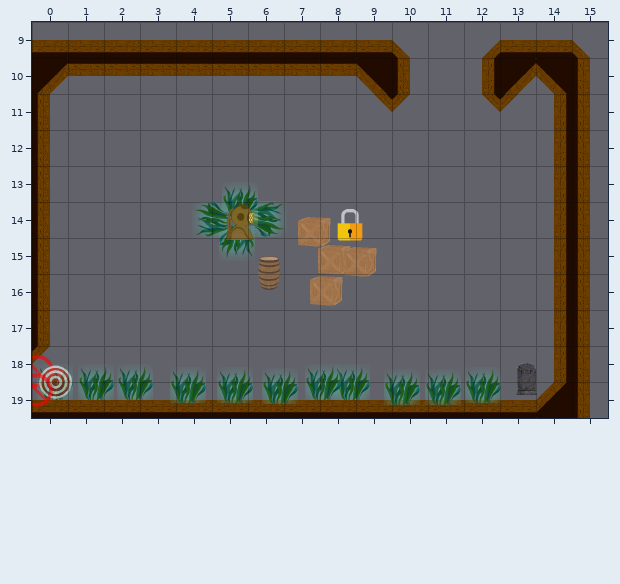
Tiled map (JSON), stored at core/assets/levels/test_level.json. The first picture shows the starting point.
Cells are 100x100 px. Shown: x 0..15, y 9..19.
New version:
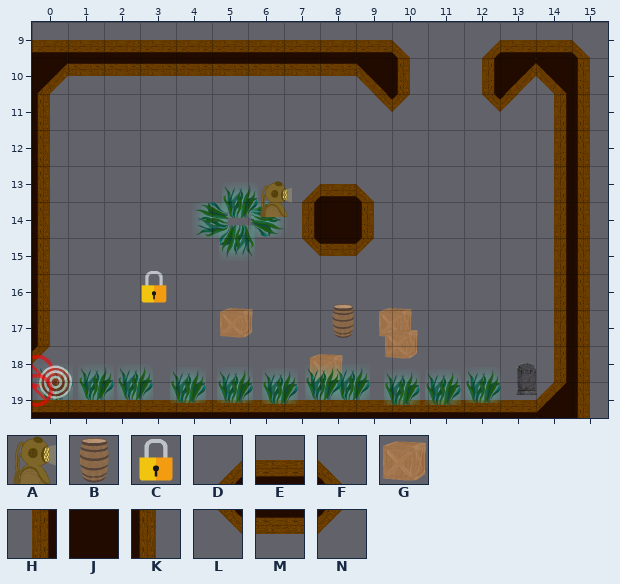
Key: from "old_ship_tileset": A 3, B 13, C 14, D 20, E 21, F 22, G 23, H 30, J 31, K 32, L 40, M 41, N 42.
_ is an empty cell, . an unchanged one.
Objects are placed by their top-left corner, in cells (3,4 is the top-left corner of cell 3,4); size is 1x1 cell unless given.
Difference:
--- layer "walls"
@@ x 7..9 @@
-13 ___
-14 ___
-15 ___
+13 DEF
+14 HJK
+15 LMN
--- layer "objects"
-A at 5.3,14.1
+A at 6.2,13.4
-C at 8.3,14.1
+C at 2.9,15.9
-B at 6.1,15.5
+B at 8.1,16.8
-G at 7.9,15.1
+G at 9.6,16.8
-G at 7.3,14.3
+G at 5.2,16.8
-G at 8.6,15.1
+G at 9.8,17.4
-G at 7.7,16
+G at 7.7,18.1
Changed places in both pictures, as pixel boxes (x1, y1, x2, y2):
changed: (220, 181, 418, 384)
new place: (141, 271, 167, 303)
